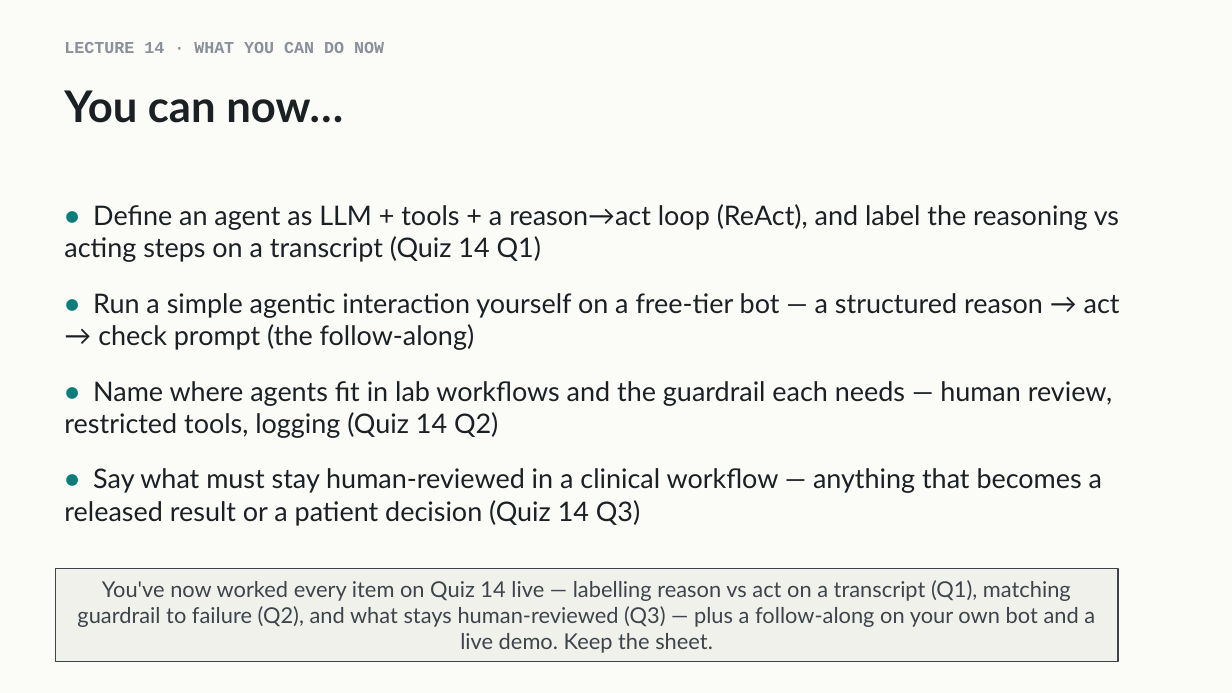
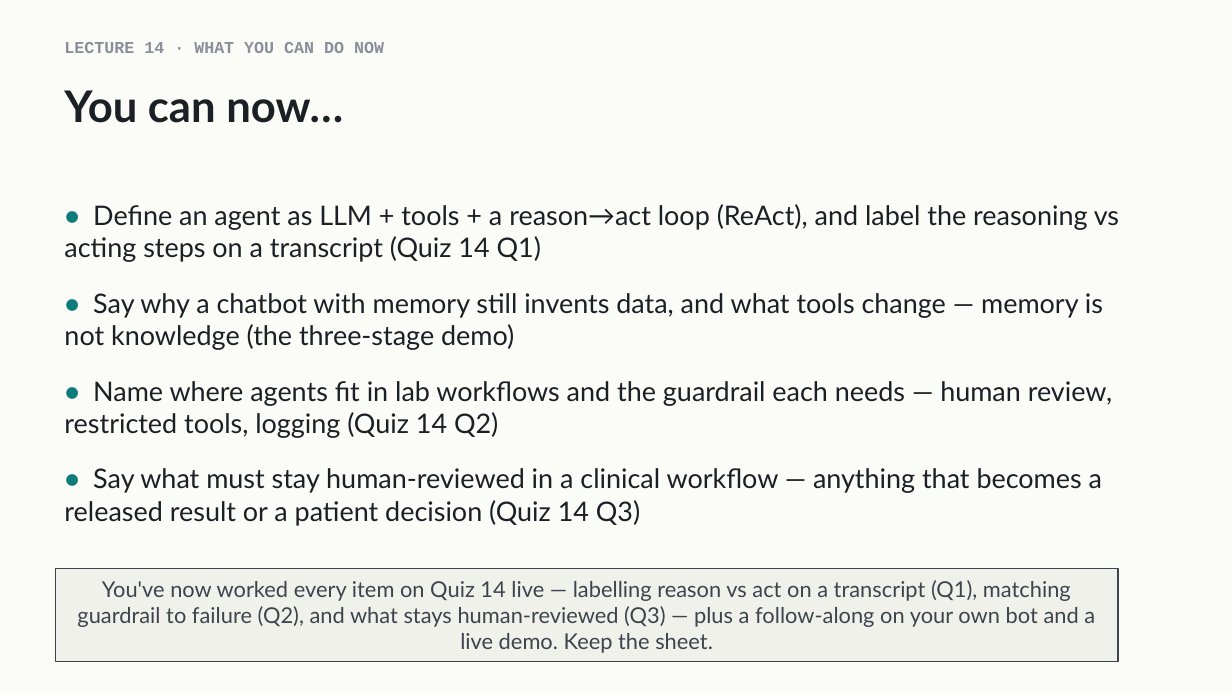
Before and after one commit to indigobio/msacl_dl_course, a slide deck: slide 20 of slides/pptx/lecture14_agents.pptx (slide 16 before the commit). Drawn at 1232x693 pixels with LibreOffice and Linux fonts; fonts in the diff are those of the drawing. Boxes give left, top, right and bottom in pixels: in the first picture for what was removed or moved away, otherwise in the second. Text is boxed around its words. In the diff, an @@ line names an element or a change of style, - is before the commit and + after.

```diff
--- a/slides/pptx/lecture14_agents.pptx
+++ b/slides/pptx/lecture14_agents.pptx
@@ text at bbox=[64, 293, 1103, 350]: text changed @@
-• Run a simple agentic interaction yourself on a free-tier bot — a structured reason → act → check prompt (the follow-along)
+• Say why a chatbot with memory still invents data, and what tools change — memory is not knowledge (the three-stage demo)
```
Also in this commit, not shown: 5 other slides changed, 4 slides added, 9 other files.
